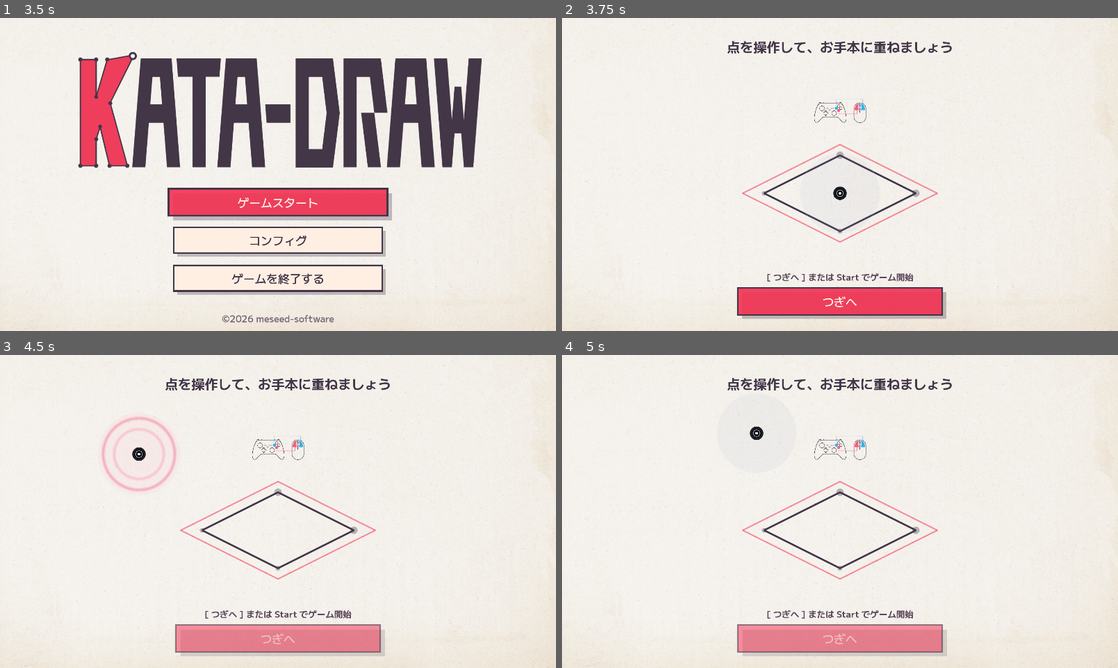
Above: before the commit, frames 1-4 (two rows, left to right).
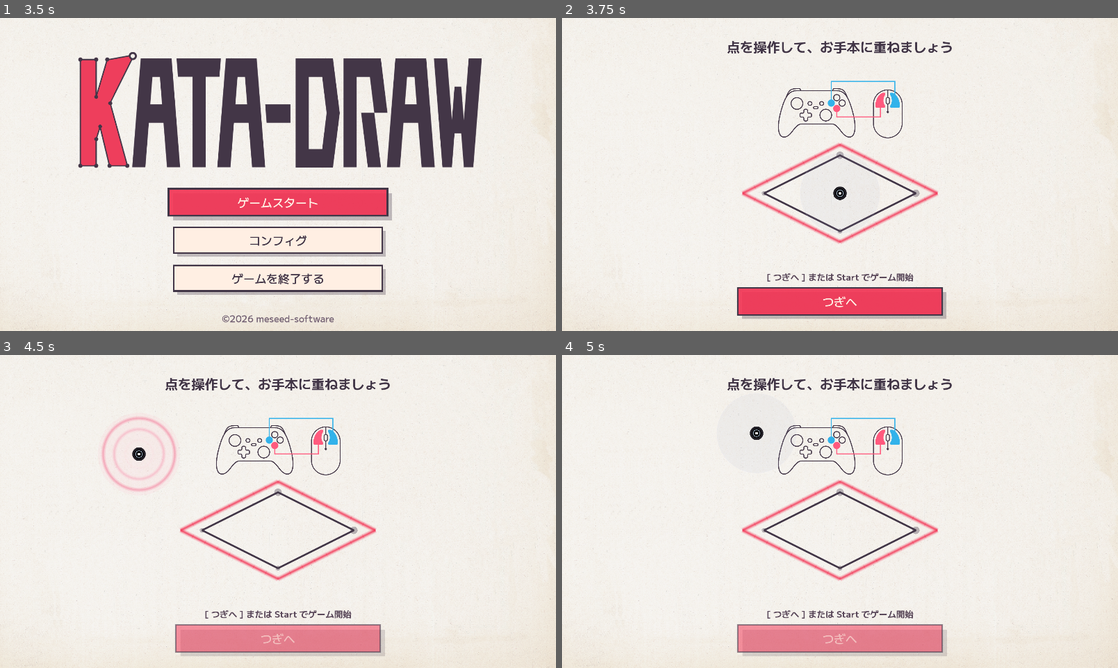
Above: after the commit, the same moments.

Repository: mogurer/Katadraw
Game: Godot game, scene res://scenes/game.tscn
Same seed, same stepped clock (60 frames per second), same inputs: the game is played once before the commit and once after it.
Inputs (mouse positions are in pixels of both pictures, inside the frame that each line leads up to):
- Up to frame 1 (3.5 s): tap Enter at 0.5, 0.6 s; move the mouse to (400, 158) at 0.52 s; hold Right 0.53-1.25 s; click (400, 158) at 0.67 s; tap Space at 0.77 s; drag from (166, 190) to (250, 237) at 1.27 s; move the mouse to (333, 105) at 2.02 s; hold Right 2.03-2.75 s; tap Z at 2.1 s; drag from (250, 237) to (111, 127) at 2.77 s
- Up to frame 2 (3.75 s): tap Space at 3.5 s; move the mouse to (1006, 221) at 3.52 s; hold Left from 3.53 s (still down); tap Backspace at 3.6 s
- Up to frame 3 (4.5 s): tap Space at 3.77 s; release Left at 4.25 s; tap Enter at 4.25 s; drag from (111, 464) to (194, 433) at 4.27 s
- Up to frame 4 (5 s): no input

Frame 1 is identical in both runs. In frame 2, 1.9% of the frame differs, in the area x 32-68%, y 20-73%; in frame 3, 1.9%; in frame 4, 1.9%.

Commit message:
ループのバグ修正

Diff:
--- a/scripts/bgm/BGMSequencer.gd
+++ b/scripts/bgm/BGMSequencer.gd
@@ -70,8 +70,7 @@
 			if not all_cleared:
 				return _transition(Phase.PHASE_JOIN)
 			else:
-				# all_cleared 時は TitleEnd を経由してから JoinLong へ
-				return _transition(Phase.PHASE_TITLE_END)
+				return _transition(Phase.PHASE_JOIN_LONG)
 
 		Phase.PHASE_JOIN:
 			if match_rate > 0.9:
--- a/scripts/stage_renderer.gd
+++ b/scripts/stage_renderer.gd
@@ -6,6 +6,11 @@
 
 class_name StageRenderer
 extends RefCounted
+
+## HUD 固定ガイド: 法線方向の外側グラデーション（px）。旧実装の最大 19 付近の約3倍
+const _HUD_GUIDE_GLOW_MAX_OFFSET_PX := 10.0
+## 層数（多いほど滑らか。外にいくほど透過率が下がる）
+const _HUD_GUIDE_GLOW_LAYERS := 8
 
 var _game: Node2D
 var _renderer: UIRenderer
@@ -140,8 +145,29 @@
 	_draw_hud_polyline_world(sm.hud_guide_outline_world, col_g, width)
 
 
-## HUD 固定ガイド: 1 パス・均一太さ。旧実装の多層オフセット重ね（ぼかし）は図形によって濃淡が付きやすいため廃止。
+## HUD 固定ガイド: 法線方向に外側へ薄くなるグラデーション → 最後に均一の芯線（図形間で色の差は出さない）
 func _draw_hud_polyline_world(verts: Array, color: Color, width: float) -> void:
+	if verts.size() < 2:
+		return
+	var n: int = verts.size()
+	# 大オフセット（外＝最も薄い）→ 小の順に下敷き
+	for li in range(_HUD_GUIDE_GLOW_LAYERS, 0, -1):
+		var r: float = float(li) / float(_HUD_GUIDE_GLOW_LAYERS + 1)  # 0 にはならず、1 も取らない
+		var off: float = _HUD_GUIDE_GLOW_MAX_OFFSET_PX * r
+		# 外 (r 大) ほど乗算アルファが小さく
+		var am: float = pow(1.0 - r, 1.15) * 0.5
+		var w_g: float = maxf(0.6, width * (0.4 + 0.55 * (1.0 - r)))
+		var line_c: Color = Color(color.r, color.g, color.b, color.a * am)
+		for side in [-1.0, 1.0]:
+			for i in range(n):
+				var a: Vector2 = verts[i] as Vector2
+				var b: Vector2 = verts[(i + 1) % n] as Vector2
+				var seg: Vector2 = b - a
+				var el: float = seg.length()
+				if el < 0.001:
+					continue
+				var orth: Vector2 = Vector2(-seg.y, seg.x) / el * (off * side)
+				_game.draw_line(a + orth, b + orth, line_c, w_g, true)
 	_draw_world_loop(verts, color, width)
 
 
--- a/scripts/ui_renderer.gd
+++ b/scripts/ui_renderer.gd
@@ -110,7 +110,7 @@
 # assets/UI 画像（操作デモ・プレイ中ヒント）。大きさ・位置は下記フラクションで調整
 const _UI_ASSETS_DIR := "res://assets/UI/"
 # rules 画面: 上半分付近の左右配置。各画像の長辺 = min(画面) * この値
-const RULES_CTRL_IMAGES_SIZE_FRAC := 1.0 / 6.0
+const RULES_CTRL_IMAGES_SIZE_FRAC := 2.0 / 5.0
 const RULES_CTRL_IMAGES_CENTER_Y_FRAC := 0.15  # 上半分の中央付近（+ _draw_rules の shift_down）
 # playing: 右下第4象限のやや右下。長辺 = min(画面) * この値
 const STAGE_CTRL_HINT_SIZE_FRAC := 1.0 / 8.0
Not shown, changed: export_presets.cfg
